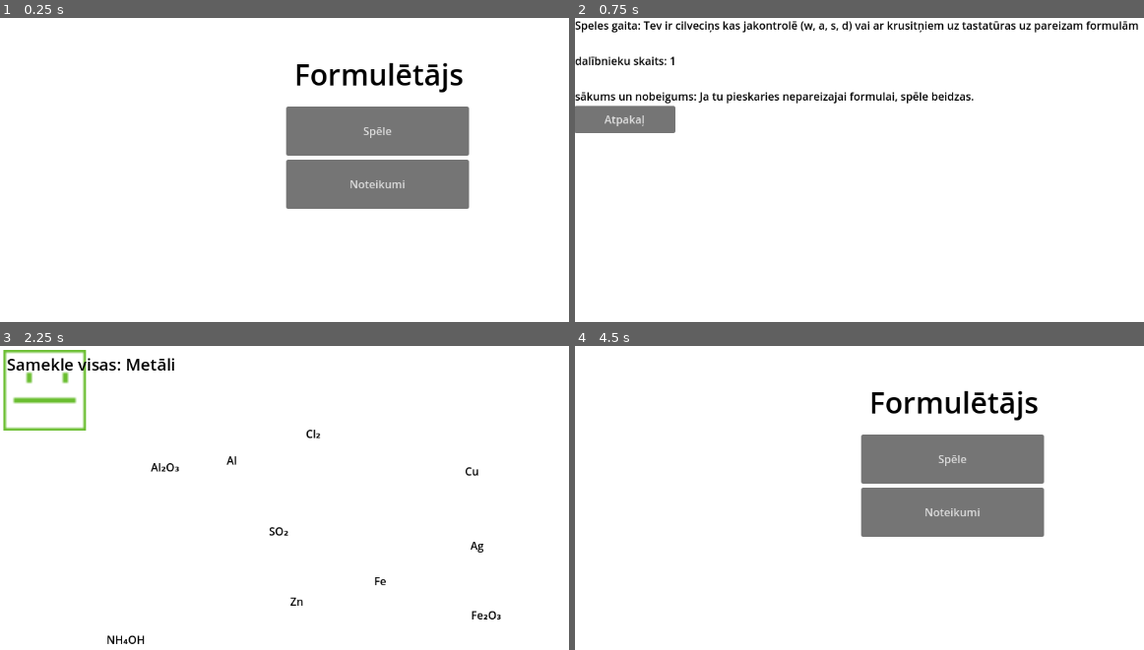
Above: before the commit, frames 1-4 (two rows, left to right).
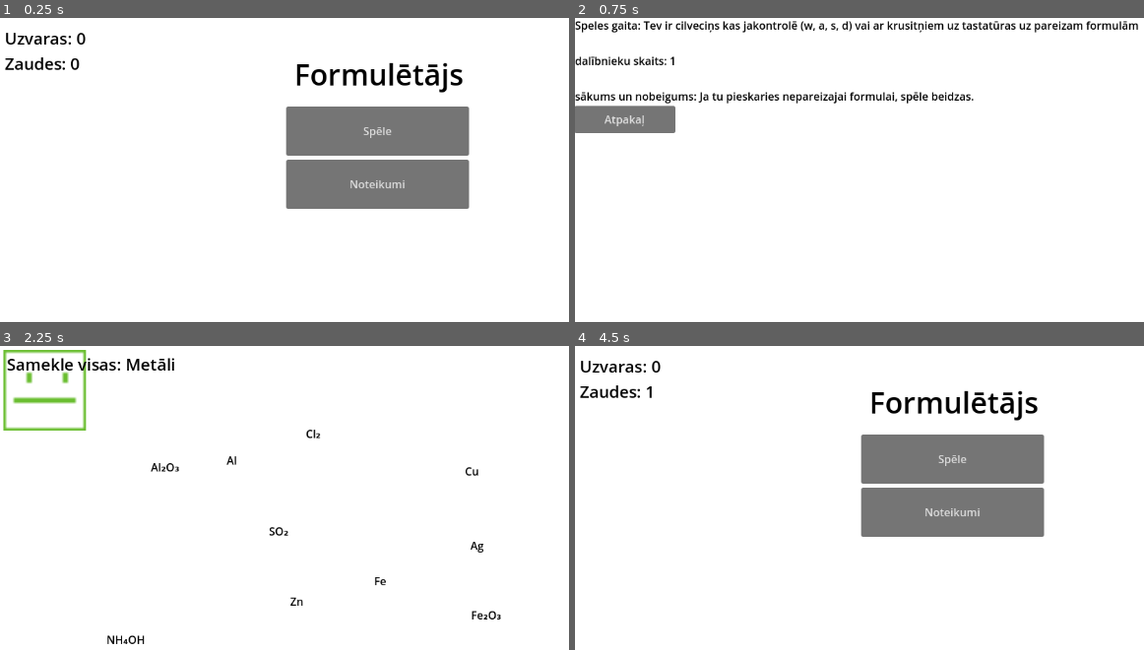
Above: after the commit, the same moments.

Repository: GGLVXD/RandomChemestryGame
Game: Godot game, scene res://Homescreen/main.tscn
Same seed, same stepped clock (60 frames per second), same inputs: the game is played once before the commit and once after it.
Inputs:
- Up to frame 1 (0.25 s): no input
- Up to frame 2 (0.75 s): click "Noteikumi" at 0.5 s
- Up to frame 3 (2.25 s): click "Atpakaļ" at 1.25 s; click "Spēle" at 2 s
- Up to frame 4 (4.5 s): tap Enter at 2.75 s; hold D (right) 2.78-3.53 s; hold S (down) 3.53-4.25 s; click "spelē velreiz" at 4.25 s

The runs differ from the first frame. In frame 1, 0.5% of the frame differs, in the area x 0-16%, y 4-18%; in frame 2, nothing differs; in frame 3, nothing differs; in frame 4, 0.5%.

Commit message:
lose & win stats, save system

Diff:
--- a/Game/Nepareizi/Scripts/nepareizi.gd
+++ b/Game/Nepareizi/Scripts/nepareizi.gd
@@ -2,6 +2,9 @@
 
 # Wrong text
 func _ready():
+	GlobalData.loses = GlobalData.loses + 1
+	print(GlobalData.loses)
+	GlobalData.save()
 	var label = Label.new()
 	label.text = "Tu pieskāries: " + GlobalData.incorrect_formula + "\nTas ir: " + GlobalData.correct_category
 	label.add_theme_font_size_override("font_size", 24)
--- a/Game/Pareizi/Scripts/pareizi.gd
+++ b/Game/Pareizi/Scripts/pareizi.gd
@@ -1,8 +1,10 @@
 extends Node2D
-
 
 # Win text
 func _ready():
+	GlobalData.wins = GlobalData.wins + 1
+	GlobalData.save()
+	print(GlobalData.wins)
 	var label = Label.new()
 	label.text = "Tu vinnēji!!!!"
 	label.add_theme_font_size_override("font_size", 24)
--- /dev/null
+++ b/Game/Scripts/Startup/LoadData.gd
@@ -0,0 +1 @@
+extends Node
--- a/GlobalData.gd
+++ b/GlobalData.gd
@@ -1,4 +1,13 @@
 extends Node
+var Savedata = ConfigFile.new()
 
 var incorrect_formula = ""
 var correct_category = ""
+var wins = 0
+var loses = 0
+
+func save() -> void:
+	Savedata.set_value("save", "wins", GlobalData.wins)
+	Savedata.set_value("save", "loses", GlobalData.loses)
+	Savedata.save_encrypted_pass("user://game.save", "DontBeAJerkAndDontCheat")
+	print("Saved")
--- a/Homescreen/Scripts/Back_to_home_button.gd
+++ b/Homescreen/Scripts/Back_to_home_button.gd
@@ -2,4 +2,4 @@
 
 # Back to Home
 func _on_atpakal_pressed() -> void:
-		get_tree().change_scene_to_file("res://Homescreen/main.tscn")
+	get_tree().change_scene_to_file("res://Homescreen/main.tscn")
--- a/Homescreen/Scripts/Play_and_rules_button.gd
+++ b/Homescreen/Scripts/Play_and_rules_button.gd
@@ -1,4 +1,15 @@
 extends Button
+var Savedata = ConfigFile.new()
+
+func _ready() -> void:
+	Savedata.load("user://dev.save")
+	for save in Savedata.get_sections():
+		GlobalData.wins = Savedata.get_value(save, "wins")
+		GlobalData.loses = Savedata.get_value(save, "loses")
+	print("Game loaded")
+	print(GlobalData.wins)
+	print(GlobalData.loses)
+
 
 # Starts the game
 func _on_spelet_pressed() -> void:
--- /dev/null
+++ b/Homescreen/Scripts/core.gd
@@ -0,0 +1,19 @@
+extends Control
+var Savedata = ConfigFile.new()
+
+func _ready() -> void:
+	# Load stats from save file
+	Savedata.load_encrypted_pass("user://game.save", "DontBeAJerkAndDontCheat")
+	for save in Savedata.get_sections():
+		GlobalData.wins = Savedata.get_value(save, "wins")
+		GlobalData.loses = Savedata.get_value(save, "loses")
+		print("Game loaded")
+	# Win stats
+	var stats = Label.new()
+	stats.text = "Uzvaras: " + type_convert(GlobalData.wins, TYPE_STRING) + "\nZaudes: " + type_convert(GlobalData.loses, TYPE_STRING)
+	stats.add_theme_font_size_override("font_size", 24)
+	stats.add_theme_color_override("font_color", Color(0, 0, 0))
+	stats.position = Vector2(10, 10)
+	add_child(stats)
+	# Saves the game
+	GlobalData.save()
--- a/Homescreen/main.tscn
+++ b/Homescreen/main.tscn
@@ -1,6 +1,7 @@
-[gd_scene load_steps=3 format=3 uid="uid://8bvjpsdp8vbs"]
+[gd_scene load_steps=4 format=3 uid="uid://8bvjpsdp8vbs"]
 
 [ext_resource type="Script" uid="uid://ddp3uu5en2jgq" path="res://Homescreen/Scripts/Play_and_rules_button.gd" id="1_eewap"]
+[ext_resource type="Script" uid="uid://csba5m2xc3h08" path="res://Homescreen/Scripts/core.gd" id="1_tvhcn"]
 [ext_resource type="Texture2D" uid="uid://b4gmav1d5aljr" path="res://assets/white.png" id="1_ysugf"]
 
 [node name="Control" type="Control"]
@@ -15,6 +16,7 @@
 offset_bottom = 3.0
 grow_horizontal = 2
 grow_vertical = 2
+script = ExtResource("1_tvhcn")
 
 [node name="TextureRect" type="TextureRect" parent="."]
 layout_mode = 1
@@ -25,6 +27,7 @@
 texture = ExtResource("1_ysugf")
 
 [node name="spelet" type="Button" parent="."]
+layout_mode = 0
 offset_left = 422.0
 offset_top = 127.0
 offset_right = 690.0
--- a/project.godot
+++ b/project.godot
@@ -12,10 +12,12 @@
 
 config/name="Formuletajs"
 config/description="Spele kurā ir ar cilveciņu jakustina pa bazem"
-config/version="1.0.1"
+config/version="1.0.2"
 run/main_scene="res://Homescreen/main.tscn"
 run/disable_stderr=true
 run/print_header=false
+config/use_custom_user_dir=true
+config/custom_user_dir_name="formuletajs"
 config/features=PackedStringArray("4.4", "GL Compatibility")
 boot_splash/image="uid://bdilii00vqy1"
 config/icon="uid://btdi44g3g1dp8"
Not shown, added: Game/Scripts/Startup/LoadData.gd.uid
Not shown, added: Homescreen/Scripts/core.gd.uid
